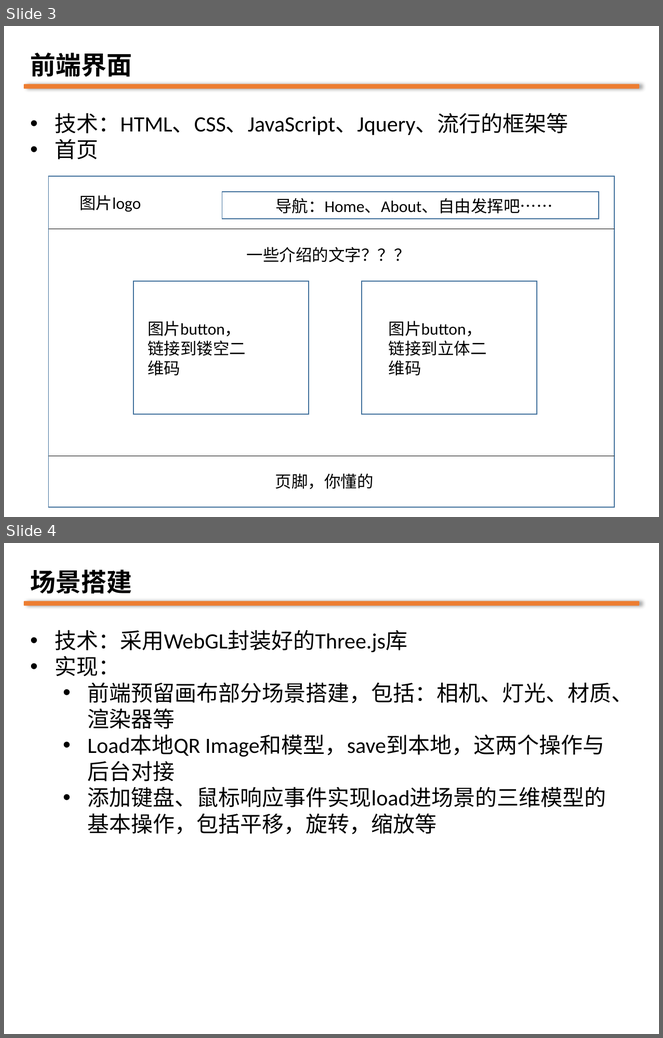
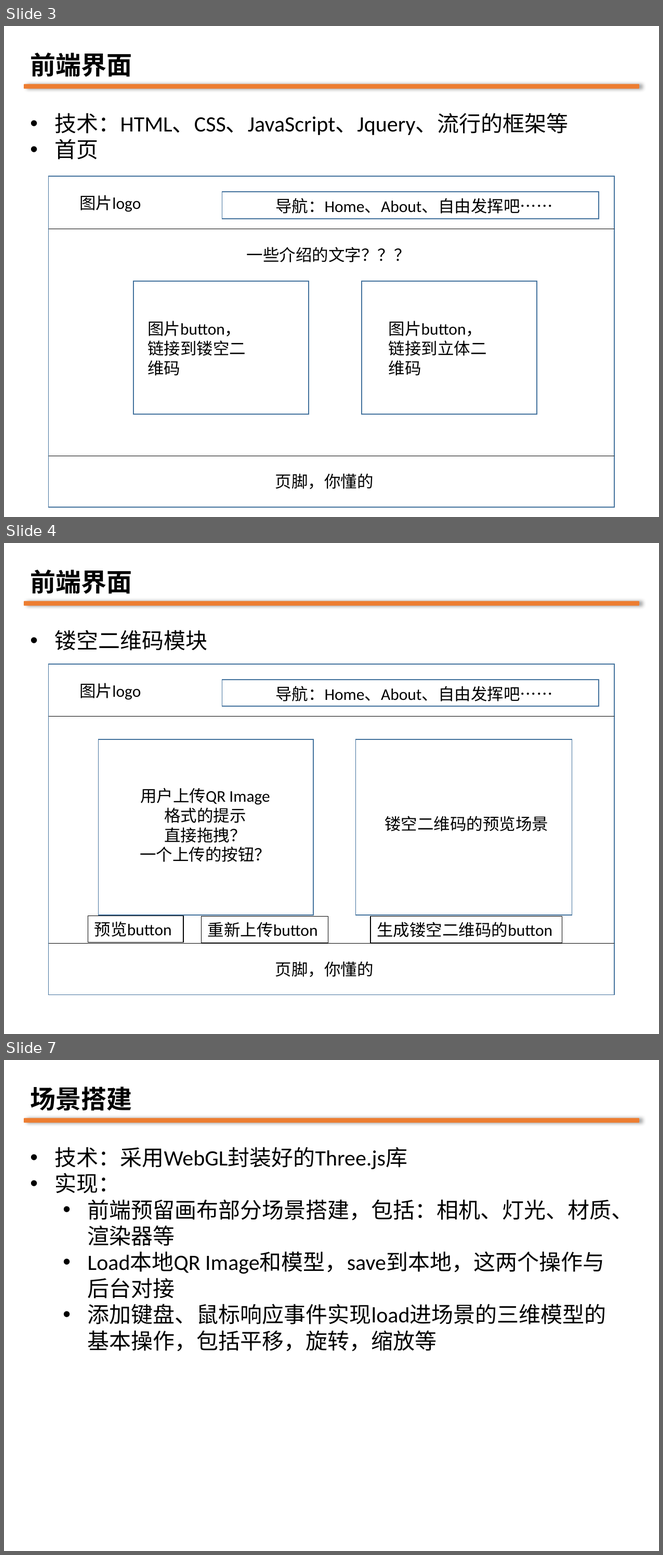
Before and after one commit to 3dincrement/Online-3D-QR-Codes-Generation-Website, a slide deck: doc/3D-QR-Code_Web.pptx. Shown one above the other, each under a label of ours: slides 3 and 4 before the commit, slides 3, 4 and 7 after it; the slides between them are not shown. The pictures are 663x1038 and 663x1555 pixels, drawn with LibreOffice and Linux fonts; fonts in the diff are those of the drawing. Boxes give left, top, right and bottom in pixels: in the first picture for what was removed or moved away, otherwise in the second. Text is boxed around its words. In the diff, an @@ line names an element or a change of style, - is before the commit and + after.

```diff
--- a/doc/3D-QR-Code_Web.pptx
+++ b/doc/3D-QR-Code_Web.pptx
@@ slide 4 added at (4,543,659,1034), background #C7EDCC @@
@@ text added at (30,570,132,594), 28 pt, text #000000, bold @@
+前端界面
@@ rounded rectangle added at (24,601,639,606), fill #ED7D31 @@
@@ text added at (55,630,208,651), 24 pt, text #000000 @@
+• 镂空二维码模块
@@ rectangle added at (49,664,614,995), outline #43739E 1 pt @@
@@ text added at (79,683,141,700), 18 pt, text #000000 @@
+图片logo
@@ rectangle added at (222,679,599,706), outline #43739E 1 pt @@
@@ text added at (275,686,553,702), 18 pt, text #000000 @@
+导航：Home、About、自由发挥吧……
@@ line added from (49, 717) to (614, 717), #000000 0.5 pt @@
@@ rectangle added at (98,740,313,915), outline #43739E 1 pt @@
@@ rectangle added at (356,740,572,915), outline #43739E 1 pt @@
@@ text added at (140,788,271,862), 18 pt, text #000000 @@
+用户上传QR Image
+格式的提示
+直接拖拽？
+一个上传的按钮？
@@ text added at (385,816,548,832), 18 pt, text #000000 @@
+镂空二维码的预览场景
@@ rectangle added at (88,916,183,943), outline #000000 0.75 pt, 18 pt, text #000000 @@
+预览button
@@ rectangle added at (201,916,328,943), outline #000000 0.75 pt, 18 pt, text #000000 @@
+重新上传button
@@ rectangle added at (370,916,561,943), outline #000000 0.75 pt, 18 pt, text #000000 @@
+生成镂空二维码的button
@@ line added from (49, 944) to (614, 944), #000000 0.5 pt @@
@@ text added at (275,962,374,977), 18 pt, text #000000 @@
+页脚，你懂的
@@ what was slide 4 is now slide 7 @@
```
Also in this commit, not shown: 2 slides changed, 2 other slides added, 1 other file.
